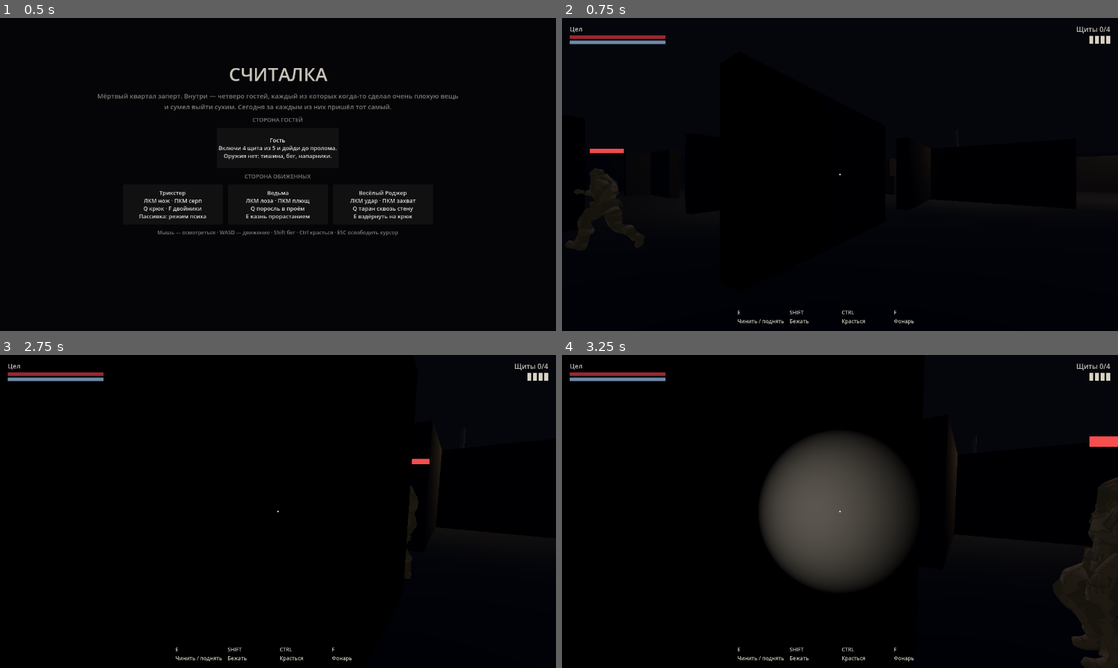
Above: before the commit, frames 1-4 (two rows, left to right).
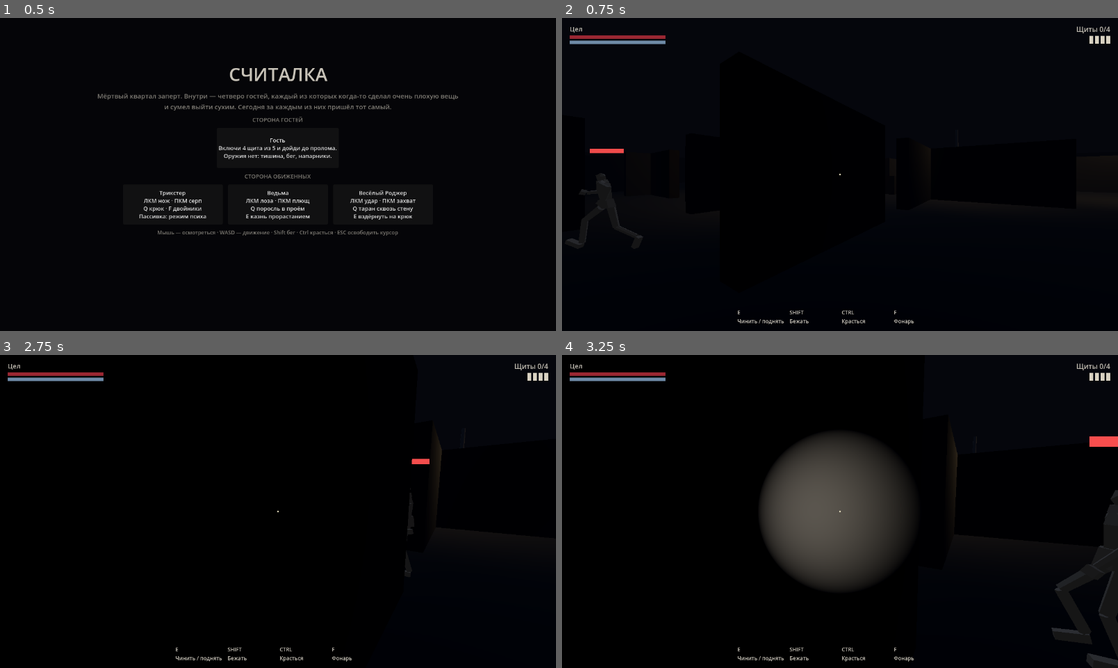
Above: after the commit, the same moments.

Repository: mironbagimov-source/Wolf
Game: Godot game, scene res://scenes/main.tscn
Same seed, same stepped clock (60 frames per second), same inputs: the game is played once before the commit and once after it.
Inputs (mouse positions are in pixels of both pictures, inside the frame that each line leads up to):
- Up to frame 1 (0.5 s): no input
- Up to frame 2 (0.75 s): click "Гость Включи 4 щита из 5 и до…" at 0.5 s
- Up to frame 3 (2.75 s): move the mouse to (305, 511) at 1.27 s; hold Ctrl (crouch) 1.28-2.03 s; hold W (move_forward) from 1.28 s (still down); click (305, 511) at 1.42 s; tap Enter at 2 s; move the mouse to (250, 511) at 2.02 s; tap G (drop) at 2.1 s
- Up to frame 4 (3.25 s): keep holding W (move_forward); move the mouse to (851, 505) at 2.77 s; tap F (flashlight) at 2.85 s

Frame 1 is identical in both runs. In frame 2, 0.2% of the frame differs, in the area x 0-15%, y 48-74%; in frame 3, less than 0.1%; in frame 4, 1.2%, in the area x 88-100%, y 39-100%.

Commit message:
Model the cast in Blender instead of recolouring one soldier
All four roles wore the same donor soldier, told apart by tint. Now each
has its own body, built by tools/blender_cast.py: a thin ragged guest, a
harlequin Trickster in a horned cap with a scythe in his hand, a Witch
in a floor-length robe under a crown of thorns, and Roger as a hunched
slab of canvas and anchor chain with fists twice the size of anyone's.

The script imports soldier.glb purely as a rig donor — skeleton and the
Idle/Walk/Run clips — throws its meshes away, and binds new geometry to
the bones. Every part belongs wholly to one bone (rigid skinning), which
is where the angular look comes from: it reads as a silhouette in fog
rather than as texture, and needs no hand-painted weights.

All four meshes ride one skeleton in one file, so the animations aren't
duplicated four times; the game keeps the mesh it needs at spawn and
frees the rest. 402 KB for the lot.

This also retires the primitive silhouette props on the killers — the
mask, crown and chain are modelled now — and the tint no longer paints
over the model, since each role carries its own colours.

Verified: smoke test green, and the four bodies render and animate under
a virtual display.

Co-Authored-By: Claude Opus 5 <noreply@anthropic.com>
Claude-Session: https://claude.ai/code/session_01Qyt78eqF5rs7coKwjQM6Ei

Diff:
--- a/godot/scripts/actor.gd
+++ b/godot/scripts/actor.gd
@@ -16,10 +16,10 @@
 const LAYER_KILLER := 4
 const LAYER_THICKET := 8
 
-## Риг персонажа: Soldier из примеров three.js (MIT, см. assets/LICENSE.md).
-## Один и тот же скелет на всех — стороны различаются покраской, ростом и
-## метками силуэта, как и в браузерной версии.
-const CHARACTER := preload("res://assets/soldier.glb")
+## Четыре модели на одном скелете, слепленные скриптом
+## tools/blender_cast.py. Файл один, поэтому анимации не дублируются: при
+## спавне остаётся нужный меш, остальные удаляются.
+const CAST := preload("res://assets/cast.glb")
 const MODEL_YAW_OFFSET := PI   ## риг смотрит в +Z, игра — в -Z
 const POSES := ["Idle", "Walk", "Run"]
 
@@ -45,7 +45,7 @@
 var _pose := ""
 
 
-func setup_body(tint: Color, body_scale: float, with_health_bar: bool) -> void:
+func setup_body(mesh_name: String, tint: Color, body_scale: float, with_health_bar: bool) -> void:
 	_tint = tint
 
 	var shape := CollisionShape3D.new()
@@ -61,7 +61,7 @@
 	_body_pivot = Node3D.new()
 	add_child(_body_pivot)
 
-	if not _build_model(tint, body_scale):
+	if not _build_model(mesh_name, tint, body_scale):
 		_build_capsules(tint, body_scale)
 
 	head = Node3D.new()
@@ -84,8 +84,8 @@
 
 ## Риг — прогрессивное улучшение: если модель не подгрузилась, тело всё равно
 ## должно быть, иначе матч превращается в невидимок.
-func _build_model(tint: Color, body_scale: float) -> bool:
-	var instance := CHARACTER.instantiate() as Node3D
+func _build_model(mesh_name: String, tint: Color, body_scale: float) -> bool:
+	var instance := CAST.instantiate() as Node3D
 	if instance == null:
 		return false
 
@@ -93,11 +93,22 @@
 	instance.rotation.y = MODEL_YAW_OFFSET
 	_body_pivot.add_child(instance)
 
+	# В файле лежат все четыре тела на общем скелете — лишние убираем, иначе на
+	# каждом госте будет висеть ещё и Ведьма с Роджером.
+	var kept := false
 	for mesh_node in _find_meshes(instance):
+		if mesh_node.name != mesh_name:
+			mesh_node.queue_free()
+			continue
+		kept = true
 		if mesh_node.mesh == null:
 			continue
 		for surface in mesh_node.mesh.get_surface_count():
-			mesh_node.set_surface_override_material(surface, _tint_of(mesh_node, surface, tint))
+			mesh_node.set_surface_override_material(surface, _own_material(mesh_node, surface, tint))
+	if not kept:
+		push_warning("В cast.glb нет меша «%s» — тело собрано из капсул." % mesh_name)
+		instance.queue_free()
+		return false
 
 	_anim = instance.find_child("AnimationPlayer", true, false)
 	if _anim:
@@ -110,20 +121,21 @@
 	return true
 
 
-## Текстуру рига оставляем, цвет только подмешиваем: полная заливка тинтом
-## превращает солдата в силуэт.
-func _tint_of(mesh_node: MeshInstance3D, surface: int, tint: Color) -> StandardMaterial3D:
+## Цвет модели авторский — из Blender, перекрашивать его нечем. Своя копия
+## материала нужна ради подсветки состояний: вспышка от удара и зелень от плюща
+## не должны расползаться на всех, кто делит тот же материал.
+func _own_material(mesh_node: MeshInstance3D, surface: int, tint: Color) -> StandardMaterial3D:
 	var source := mesh_node.get_active_material(surface)
 	var material: StandardMaterial3D
 	if source is StandardMaterial3D:
 		material = (source as StandardMaterial3D).duplicate()
 	else:
 		material = StandardMaterial3D.new()
-
-	material.albedo_color = Color.WHITE.lerp(tint, 0.6)
+		material.albedo_color = tint
+
 	material.emission_enabled = true
 	material.emission = tint
-	material.emission_energy_multiplier = 0.12
+	material.emission_energy_multiplier = 0.08
 	_materials.append(material)
 	return material
 
@@ -303,7 +315,7 @@
 			material.emission_energy_multiplier = pulse
 		else:
 			material.emission = _tint
-			material.emission_energy_multiplier = 0.12
+			material.emission_energy_multiplier = 0.08
 
 
 func sync_health_bar(visible_now: bool) -> void:
--- a/godot/scripts/guest.gd
+++ b/godot/scripts/guest.gd
@@ -40,7 +40,7 @@
 	# держится вся её способность.
 	collision_mask = LAYER_WORLD | LAYER_THICKET
 
-	setup_body(Kits.GUEST_COLOR, 1.0, not is_player)
+	setup_body(Kits.GUEST_MESH, Kits.GUEST_COLOR, 1.0, not is_player)
 
 	_flashlight = SpotLight3D.new()
 	_flashlight.light_color = Color("fff2cf")
--- a/godot/scripts/killer.gd
+++ b/godot/scripts/killer.gd
@@ -40,48 +40,11 @@
 	# Мимо поросли: свой квартал не зарастает у неё перед лицом.
 	collision_mask = LAYER_WORLD
 
-	setup_body(kit.color, kit.scale, false)
-	_add_silhouette()
+	setup_body(kit.mesh, kit.color, kit.scale, false)
 
 	if is_player:
 		attach_camera()
 		set_eye_height(EYE_HEIGHT * (1.18 if kind == "roger" else 1.0))
-
-
-## Метки силуэта: смеющаяся маска, венец из шипов, якорная цепь. Все трое ходят
-## на одном риге, различать их нужно с дистанции тумана.
-func _add_silhouette() -> void:
-	var mark := MeshInstance3D.new()
-	var material := StandardMaterial3D.new()
-	material.shading_mode = BaseMaterial3D.SHADING_MODE_UNSHADED
-
-	match kind:
-		"trickster":
-			var mask := SphereMesh.new()
-			mask.radius = 0.13
-			mask.height = 0.3
-			mark.mesh = mask
-			mark.position = Vector3(0, 1.56, -0.14)
-			mark.scale = Vector3(1.0, 1.0, 0.45)   # маска, а не шар на лице
-			material.albedo_color = Color("e8e2d4")
-		"witch":
-			var crown := TorusMesh.new()
-			crown.inner_radius = 0.13
-			crown.outer_radius = 0.2
-			mark.mesh = crown
-			mark.position = Vector3(0, 1.76, 0)
-			material.albedo_color = Color("3fbf55")
-		_:
-			var chain := TorusMesh.new()
-			chain.inner_radius = 0.28
-			chain.outer_radius = 0.36
-			mark.mesh = chain
-			mark.position = Vector3(0, 1.28, 0)
-			mark.rotation.x = PI * 0.44
-			material.albedo_color = Color("aab2bd")
-
-	mark.material_override = material
-	attach_to_body(mark)
 
 
 func damage_mul() -> float:
--- a/godot/scripts/kits.gd
+++ b/godot/scripts/kits.gd
@@ -38,6 +38,7 @@
 const KILLERS := {
 	"trickster": {
 		"name": "Трикстер",
+		"mesh": "trickster",
 		"color": Color("d0405a"),
 		"scale": 1.0,
 		"speed": 3.8,
@@ -52,6 +53,7 @@
 	},
 	"witch": {
 		"name": "Ведьма",
+		"mesh": "witch",
 		"color": Color("57a35d"),
 		"scale": 1.02,
 		"speed": 3.5,
@@ -65,6 +67,7 @@
 	},
 	"roger": {
 		"name": "Весёлый Роджер",
+		"mesh": "roger",
 		"color": Color("8f98a6"),
 		"scale": 1.24,
 		"speed": 3.05,
@@ -79,6 +82,7 @@
 const KILLER_ORDER: Array[String] = ["trickster", "witch", "roger"]
 
 const GUEST_COLOR := Color("d8c08a")
+const GUEST_MESH := "guest"
 
 ## Гости — не случайные жертвы, а должники. Имя всплывает в подсказке
 ## («Поднять Марго Ланд»), «за что» — на финальном экране.
--- a/godot/tests/shot.gd
+++ b/godot/tests/shot.gd
@@ -44,6 +44,43 @@
 	_look_from(Vector3(1.1, 1.6, -0.7), Vector3(0, 1.15, -4))
 	await _step(30)
 	await _save("godot-killer.png")
+
+	# Все четверо в ряд — сравнить силуэты. Место выбрано пустое, свет свой:
+	# это витрина моделей, а не кадр из матча.
+	var lamp := OmniLight3D.new()
+	lamp.light_energy = 6.0
+	lamp.omni_range = 26.0
+	lamp.light_color = Color("ffd9b0")
+	lamp.position = Vector3(17.0, 3.4, 1.0)
+	add_child(lamp)
+
+	var row_z := -3.0
+	for i in runner.guests.size():
+		_park(runner.guests[i], Vector2(-40, -40), PI)
+	_park(runner.guests[0], Vector2(13.5, row_z), PI)
+	runner.guests[0].play_pose("Idle")
+
+	var extra: Array[Killer] = []
+	for pair in [["trickster", 16.0], ["witch", 18.5], ["roger", 21.0]]:
+		var body := Killer.new()
+		body.runner = runner
+		body.setup(pair[0])
+		runner._actors_root.add_child(body)
+		_park(body, Vector2(pair[1], row_z), PI)
+		body.play_pose("Idle")
+		extra.append(body)
+	_park(runner.killer, Vector2(-40, -40), PI)
+
+	await _step(20)
+	_look_from(Vector3(17.2, 1.75, 3.4), Vector3(17.2, 1.0, row_z))
+	await _step(20)
+	await _save("godot-cast.png")
+
+	for body in extra:
+		body.queue_free()
+	lamp.queue_free()
+	_park(runner.killer, Vector2(0, 12), PI)
+	await _step(4)
 
 	# Гость на крюке — узловой момент матча.
 	var hook := runner.hooks[4]
Binary file added: godot/assets/cast.glb
Not shown, added: godot/assets/cast.glb.import
Not shown, changed: godot/README.md
Not shown, changed: godot/assets/LICENSE.md
Not shown, added: godot/tools/blender_cast.py
